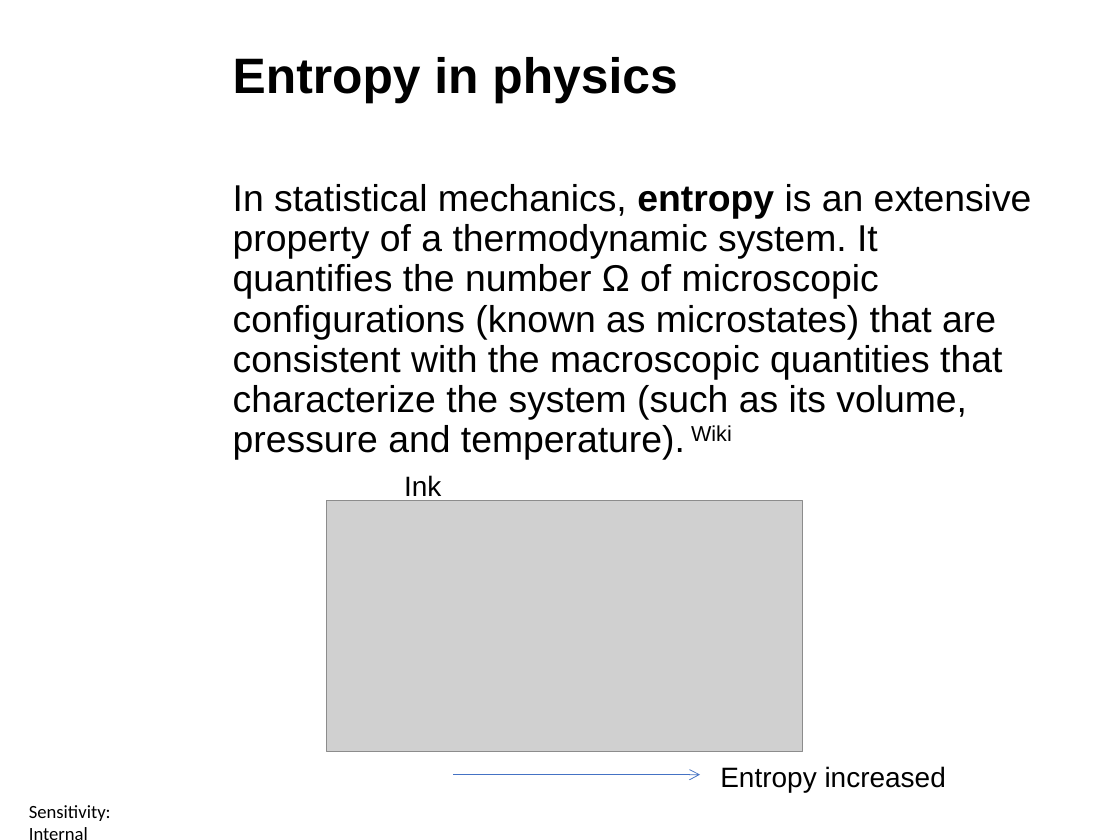
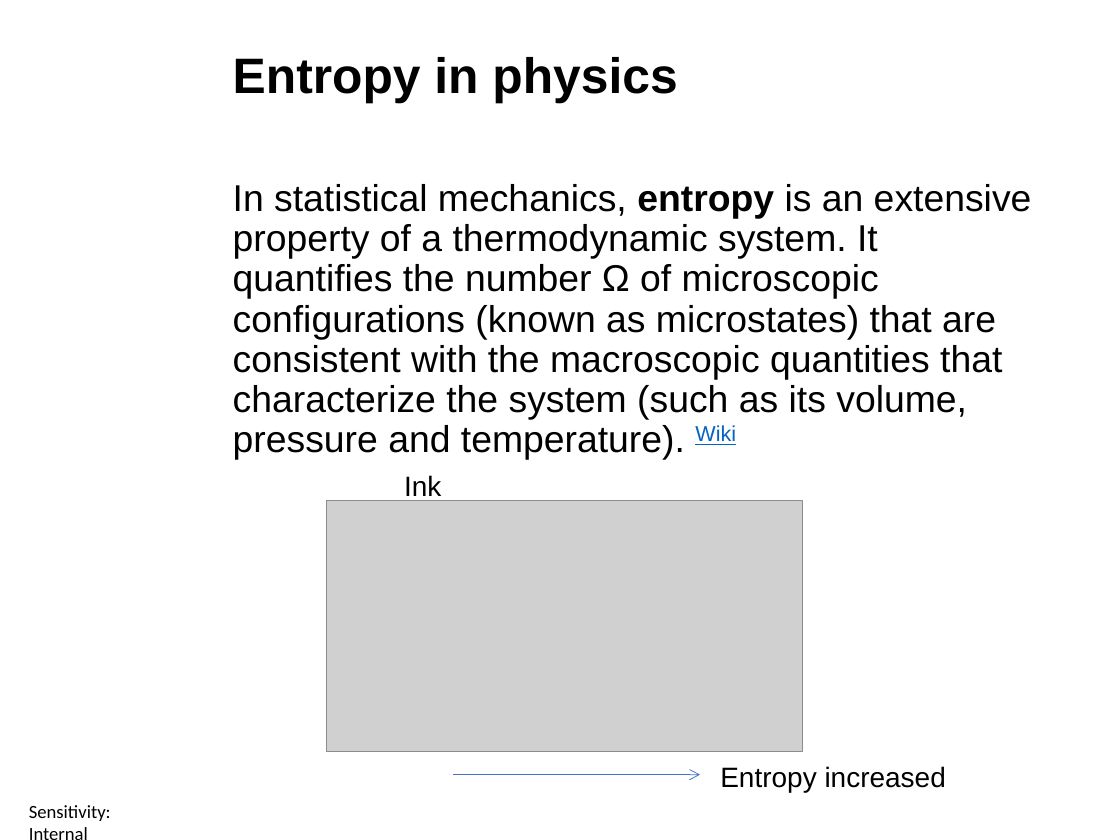
Before and after one commit to ctsallis/frontiers_in_ai_and_data_science, a slide deck: slide 15 of content/Lectures/Semester 1/Week 6/1 Lecture/1.6 Classification Problems and Decision Tree Induction (Lecture).pptx. Drawn at 1120x840 pixels with LibreOffice and Linux fonts; fonts in the diff are those of the drawing; grey boxes stand for pictures; background and template pictures are left out. Boxes give left, top, right and bottom in pixels: in the first picture for what was removed or moved away, otherwise in the second. Text is boxed around its words. In the diff, an @@ line names an element or a change of style, - is before the commit and + after.

```diff
--- a/content/Lectures/Semester 1/Week 6/1 Lecture/1.6 Classification Problems and Decision Tree Induction (Lecture).pptx
+++ b/content/Lectures/Semester 1/Week 6/1 Lecture/1.6 Classification Problems and Decision Tree Induction (Lecture).pptx
@@ text "In statistical mechanics, entropy is ..." at <box>233,184,1032,460</box>: text colour #000000 to #0563C1, underline on in "Wiki" @@
```
Also in this commit, not shown: 6 other slides changed, 1 other file.
